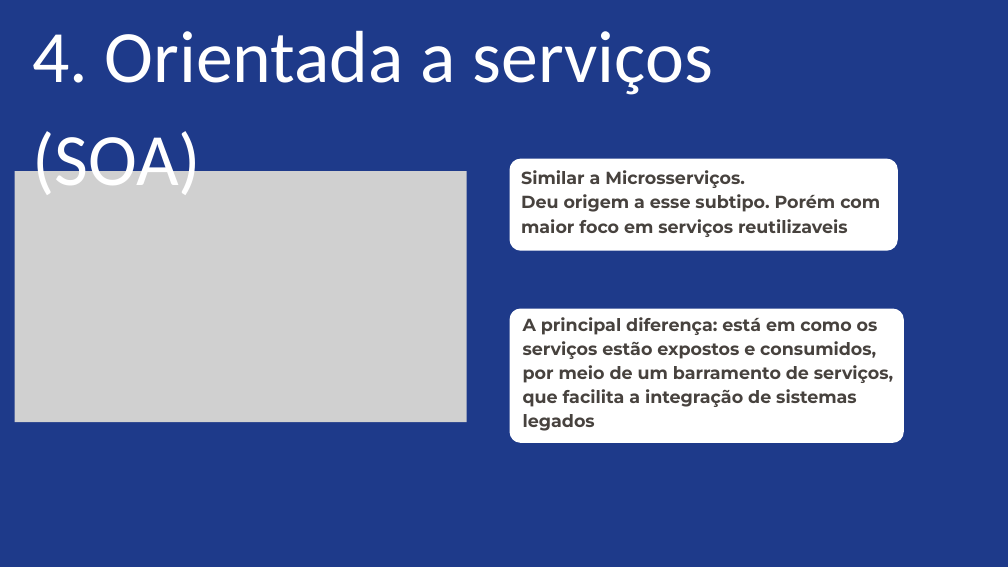
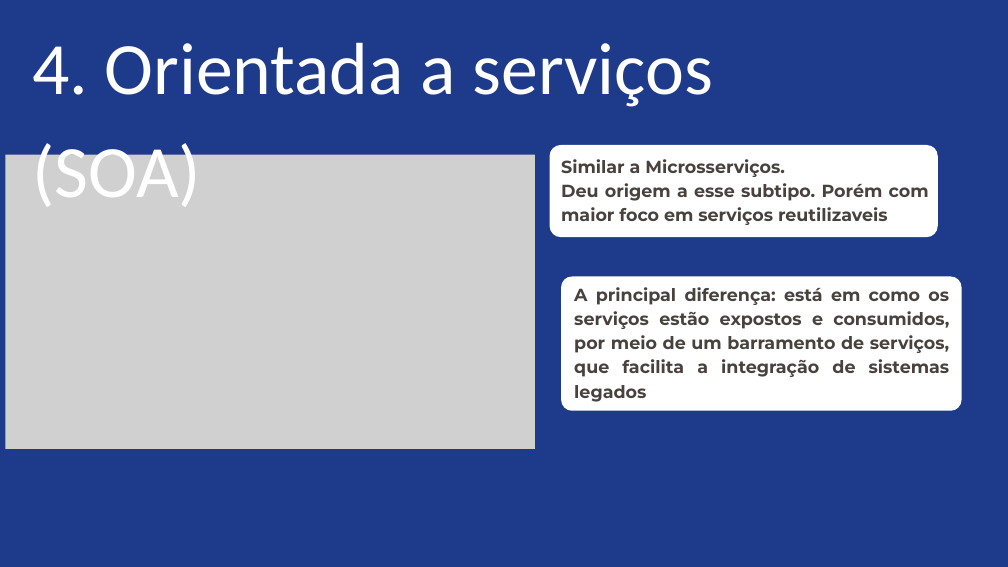
Before and after one commit to Liche008/Eng-Soft2-Grupo2, a slide deck: slide 9 of Apresentacao.pptx. Drawn at 1008x567 pixels with LibreOffice and Linux fonts; fonts in the diff are those of the drawing; grey boxes stand for pictures. Boxes give left, top, right and bottom in pixels: in the first picture for what was removed or moved away, otherwise in the second. Text is boxed around its words. In the diff, an @@ line names an element or a change of style, - is before the commit and + after.

```diff
--- a/Apresentacao.pptx
+++ b/Apresentacao.pptx
@@ text "4. Orientada a serviços (SOA)": place and size @@
-text "4. Orientada a serviços (SOA)" at <box>32,30,713,194</box>
+text "4. Orientada a serviços (SOA)" at <box>32,42,713,206</box>
@@ freeform shape: place and size @@
-freeform shape at <box>510,159,898,251</box>
+freeform shape at <box>549,145,937,237</box>
@@ picture: place and size @@
-picture at <box>15,171,467,422</box>
+picture at <box>6,155,535,449</box>
@@ text "Similar a Microsserviços.": place and size @@
-text "Similar a Microsserviços." at <box>521,170,880,237</box>
+text "Similar a Microsserviços." at <box>561,159,929,225</box>
@@ text "Similar a Microsserviços." at <box>561,159,929,225</box>: alignment left to justified @@
@@ freeform shape: place and size @@
-freeform shape at <box>510,308,904,443</box>
+freeform shape at <box>561,277,961,411</box>
@@ text "A principal diferença: está em ..." at <box>574,287,950,402</box>: alignment left to justified @@
@@ text "A principal diferença: está em ...": place and size @@
-text "A principal diferença: está em ..." at <box>523,317,893,431</box>
+text "A principal diferença: está em ..." at <box>574,287,950,402</box>
```
Also in this commit, not shown: 9 other slides changed, 8 slides added, 5 slides removed, 1 other file.
